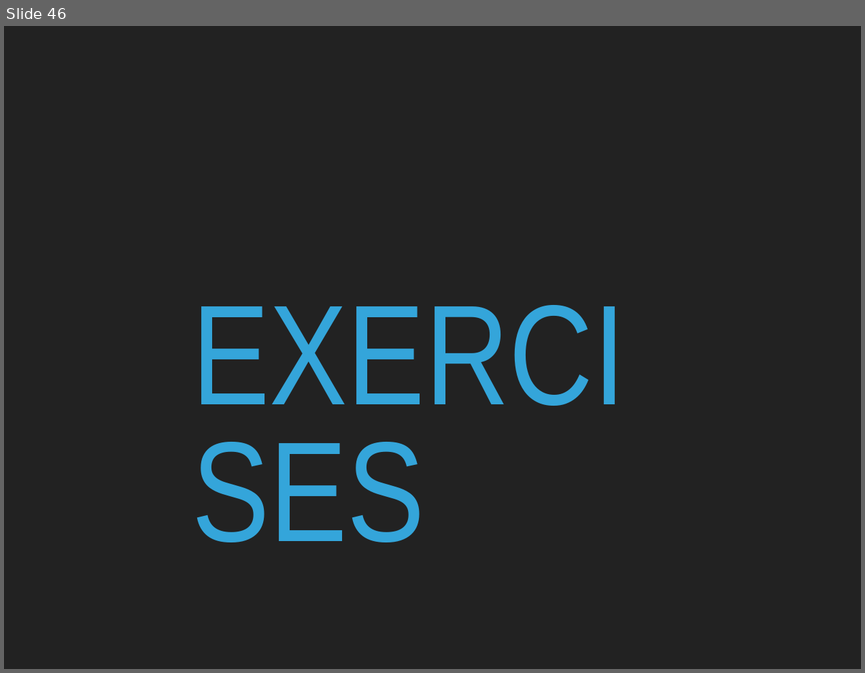
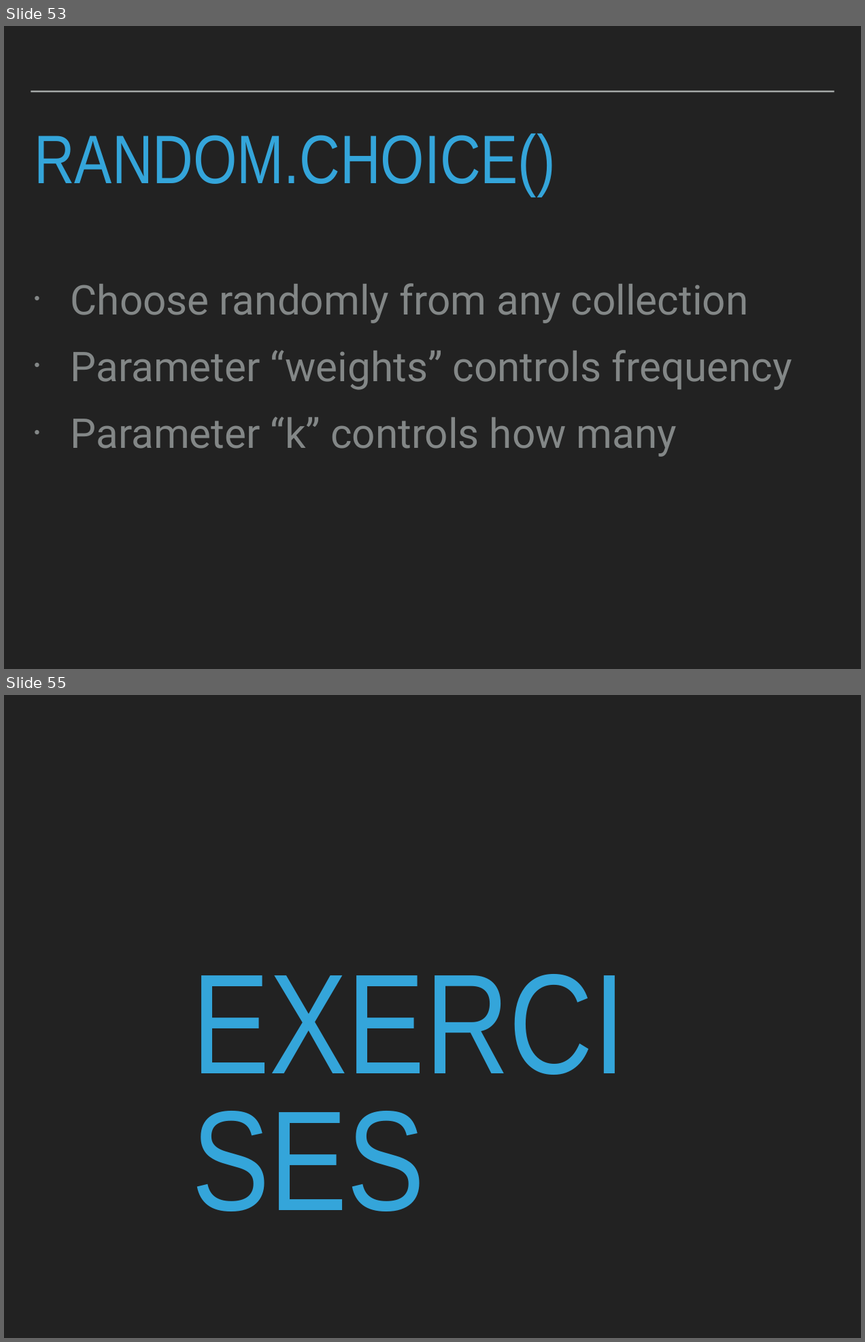
Before and after one commit to patricks1/noble-machine-learning, a slide deck: Session5/Session5_Slides.pptx. Shown one above the other, each under a label of ours: slide 46 before the commit, slides 53 and 55 after it; the slides between them are not shown. The pictures are 865x673 and 865x1342 pixels, drawn with LibreOffice and Linux fonts; fonts in the diff are those of the drawing. Boxes give left, top, right and bottom in pixels: in the first picture for what was removed or moved away, otherwise in the second. Text is boxed around its words. In the diff, an @@ line names an element or a change of style, - is before the commit and + after.

```diff
--- a/Session5/Session5_Slides.pptx
+++ b/Session5/Session5_Slides.pptx
@@ slide 53 added at (x1=4, y1=26, x2=861, y2=669), background #222222 @@
@@ line added from (31, 92) to (834, 92), #A6AAA9 2 pt @@
@@ title added at (x1=34, y1=133, x2=555, y2=195), 82 pt, text #34A5DA @@
+RANDOM.CHOICE()
@@ text added at (x1=71, y1=283, x2=791, y2=456), 49 pt, text #838787 @@
+• Choose randomly from any collection
+• Parameter “weights” controls frequency
+• Parameter “k” controls how many
@@ what was slide 46 is now slide 55 @@
```
Also in this commit, not shown: 1 slide changed, 51 other slides added, 43 slides removed, 8 other files.
